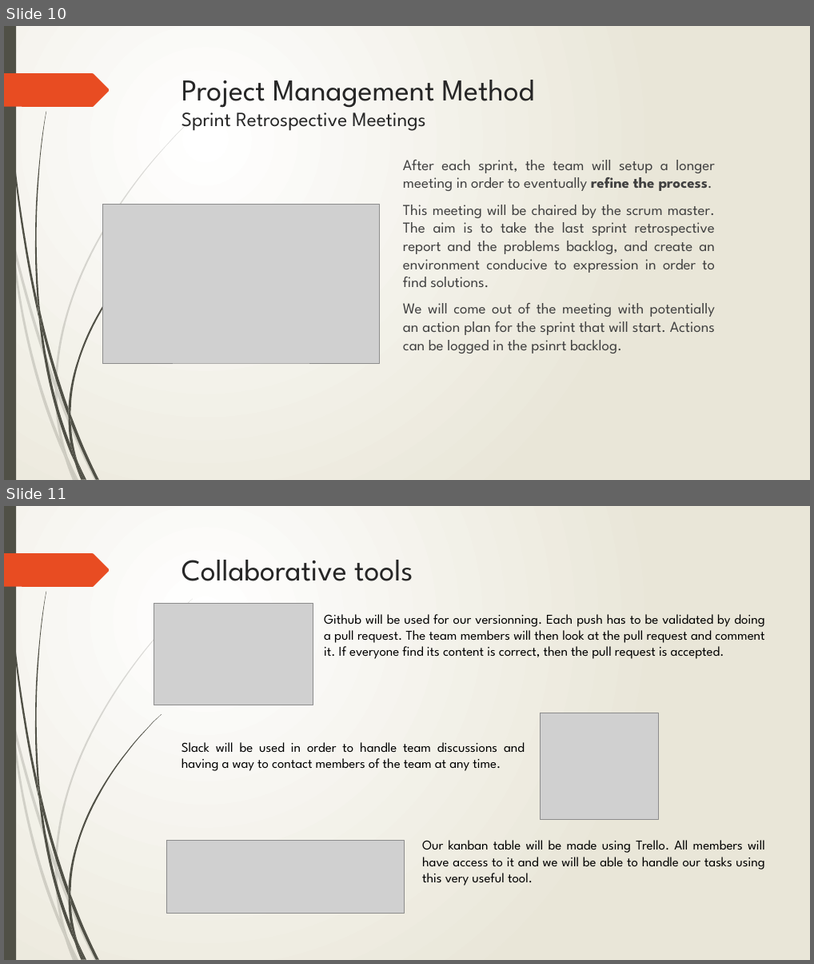
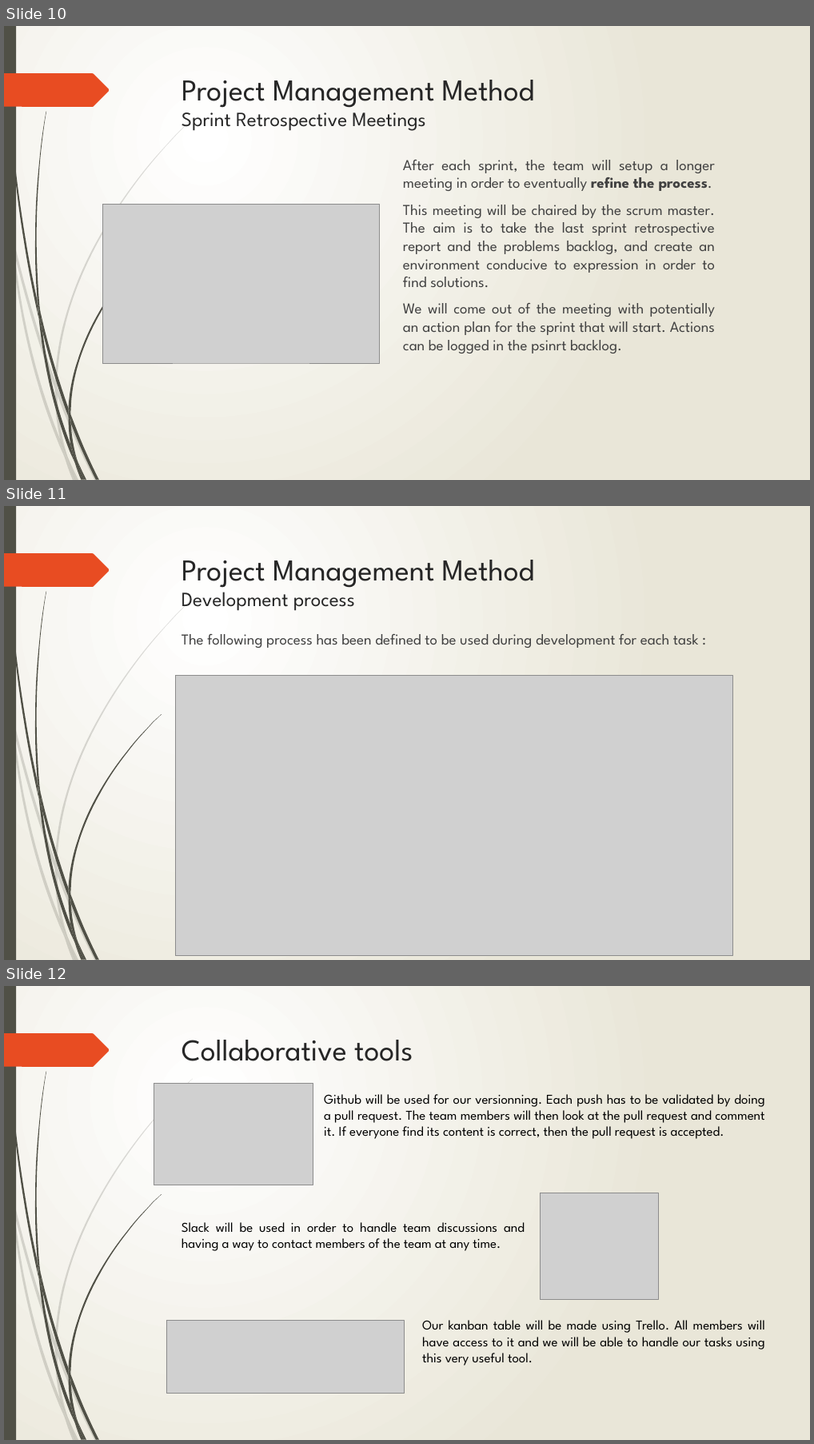
Before and after one commit to Toulouse-Exia-A4/AtlantisToulouseUML, a slide deck: ProjectManagement/Project Management.pptx. Shown one above the other, each under a label of ours: slides 10 and 11 before the commit, slides 10, 11 and 12 after it. The pictures are 814x964 and 814x1444 pixels, drawn with LibreOffice and Linux fonts; fonts in the diff are those of the drawing; grey boxes stand for pictures. Boxes give left, top, right and bottom in pixels: in the first picture for what was removed or moved away, otherwise in the second. Text is boxed around its words. In the diff, an @@ line names an element or a change of style, - is before the commit and + after.

```diff
--- a/ProjectManagement/Project Management.pptx
+++ b/ProjectManagement/Project Management.pptx
@@ slide 11 added at [4, 506, 810, 960], background gradient #FFFFFF to #EAE7D8; not listed: 24 template elements that a slide beside it also shows @@
@@ title added at [182, 560, 535, 611], 36 pt, text #262626 @@
+Project Management Method
+Development process
@@ text added at [182, 634, 699, 648], 18 pt, text #404040 @@
+The following process has been defined to be used during development for each task :
@@ picture added at [175, 676, 733, 956] @@
@@ what was slide 11 is now slide 12 @@
```
Also in this commit, not shown: 2 slides changed.
